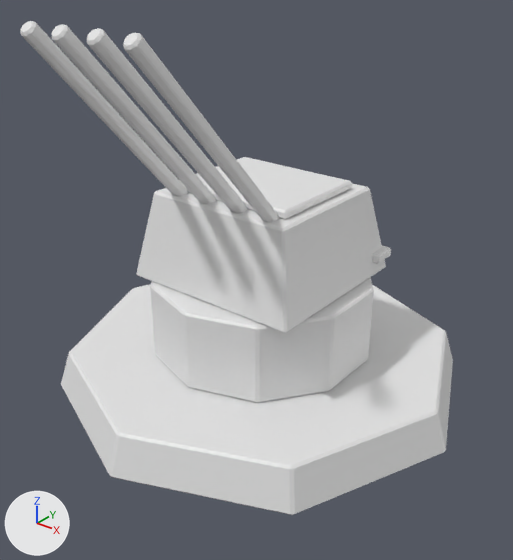
The glTF model art/units/flak.glb, before and after one commit.
Both versions are drawn from a 50 mm camera at (12.0, -15.29, 12.73) aimed at (0.41, -0.8, 3.74). The lights are fixed; the arrows at lower left show +X, +Y and +Z. The first picture is the older version. Vertices at exactly the same position are counted once.

In view in the first picture: 'flak'.
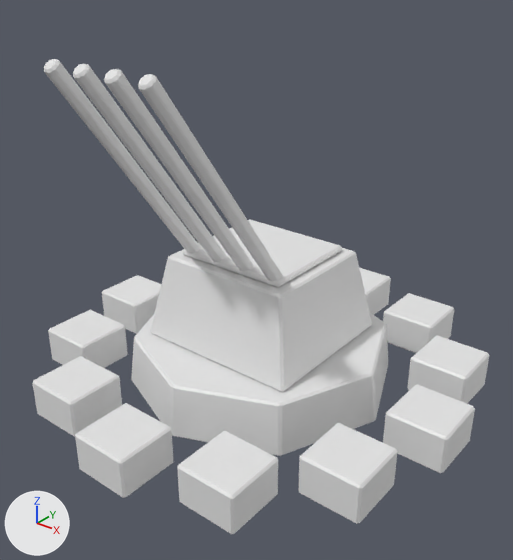
What differs and where, as boxes [x1, y1, x2, y2] in the pictures (513 x 560 px; the box of a moved part takes in the faces that stretch with it):
'flak', reshaped
    before: [21, 21, 453, 515]
    after: [32, 59, 489, 534]
part 1 of me_piece, moved or reshaped
    before: [21, 21, 189, 196]
    after: [44, 59, 201, 253]
part 2 of me_piece, moved or reshaped
    before: [51, 24, 217, 204]
    after: [73, 64, 227, 262]
part 3 of me_piece, moved or reshaped
    before: [87, 28, 248, 213]
    after: [104, 69, 254, 271]
part 4 of me_piece, moved or reshaped
    before: [123, 33, 279, 222]
    after: [138, 74, 282, 281]
part 5 of me_piece, rebuilt
    before: [150, 277, 374, 403]
    after: [150, 248, 372, 392]
part 6 of me_piece, rebuilt
    before: [61, 284, 453, 515]
    after: [131, 313, 388, 456]
part 7 of me_piece, deleted
    before: [179, 157, 352, 219]
part 8 of me_piece, added
    after: [32, 268, 489, 534]
part 9 of me_piece, moved or reshaped
    before: [136, 183, 391, 333]
    after: [183, 220, 342, 287]

The change, as a list of edits to the scene's bpy script:
```text
Change me_piece:
    used by ob_flak; location = (0.0, 0.0, 0.0)
    remove me_piece.from_pydata(...)  # 372 vertices, 708 faces; spans x -6.36..6.36, y -6.36..6.36, z 0.0..11.1
    add me_piece.from_pydata(...)  # 576 vertices, 1076 faces; spans x -6.7..6.7, y -6.7..6.7, z 0.0..10.29
    me_piece part 1: the loose piece of 48 vertices spanning x -1.8..-1.4, y -6.12..-0.68, z 5.1..11.1 is multiplied about its middle by the matrix ((1.0, 0.0, 0.0), (0.0, 1.014, 0.081), (0.0, -0.128, 1.024)), then moved by (0.1, 0.2, -1.2)
    me_piece part 2: the loose piece of 48 vertices spanning x -0.75..-0.35, y -6.12..-0.68, z 5.1..11.1 is multiplied about its middle by the matrix ((1.0, 0.0, 0.0), (0.0, 1.014, 0.081), (0.0, -0.128, 1.024)), then moved by (0.05, 0.2, -1.2)
    me_piece part 3: the loose piece of 48 vertices spanning x 0.35..0.75, y -6.12..-0.68, z 5.1..11.1 is multiplied about its middle by the matrix ((1.0, 0.0, 0.0), (0.0, 1.014, 0.081), (0.0, -0.128, 1.024)), then moved by (-0.05, 0.2, -1.2)
    me_piece part 4: the loose piece of 48 vertices spanning x 1.4..1.8, y -6.12..-0.68, z 5.1..11.1 is multiplied about its middle by the matrix ((1.0, 0.0, 0.0), (0.0, 1.014, 0.081), (0.0, -0.128, 1.024)), then moved by (-0.1, 0.2, -1.2)
    me_piece part 5: the loose piece of 60 vertices spanning x -3.23..3.23, y -3.38..3.38, z 1.2..3.6 is rebuilt with 24 vertices and now spans x -2.59..2.59, y -2.39..2.39, z 1.6..4.2
    me_piece part 6: the loose piece of 48 vertices spanning x -6.36..6.36, y -6.36..6.36, z 0.0..1.2 is rebuilt with 48 vertices and now spans x -4.17..4.17, y -4.17..4.17, z 0.0..1.6
    me_piece part 7: the loose piece of 24 vertices spanning x -2.0..2.0, y -1.6..1.6, z 6.2..6.45 is deleted
    me_piece part 8: 288 vertices added at x -6.7..6.7, y -6.7..6.7, z 0.0..1.2
    me_piece part 9: 48 vertices removed from x -2.9..2.9, y -2.59..2.6, z 3.6..6.2; 24 vertices added at x -1.8..1.8, y -1.6..1.6, z 4.2..4.4
```
